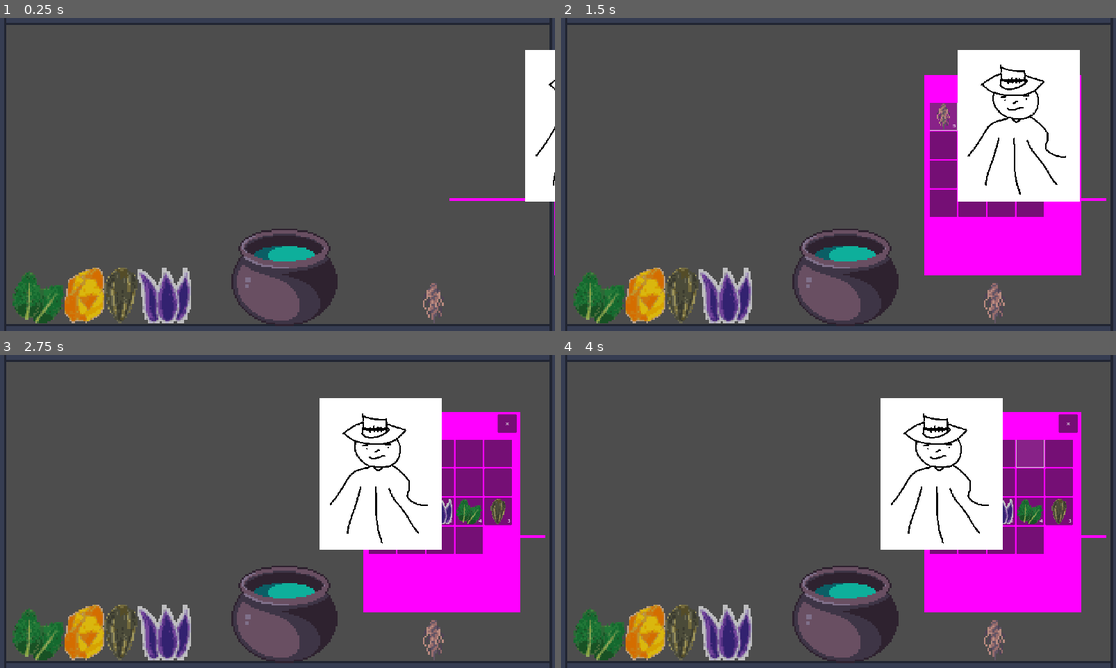
Above: before the commit, frames 1-4 (two rows, left to right).
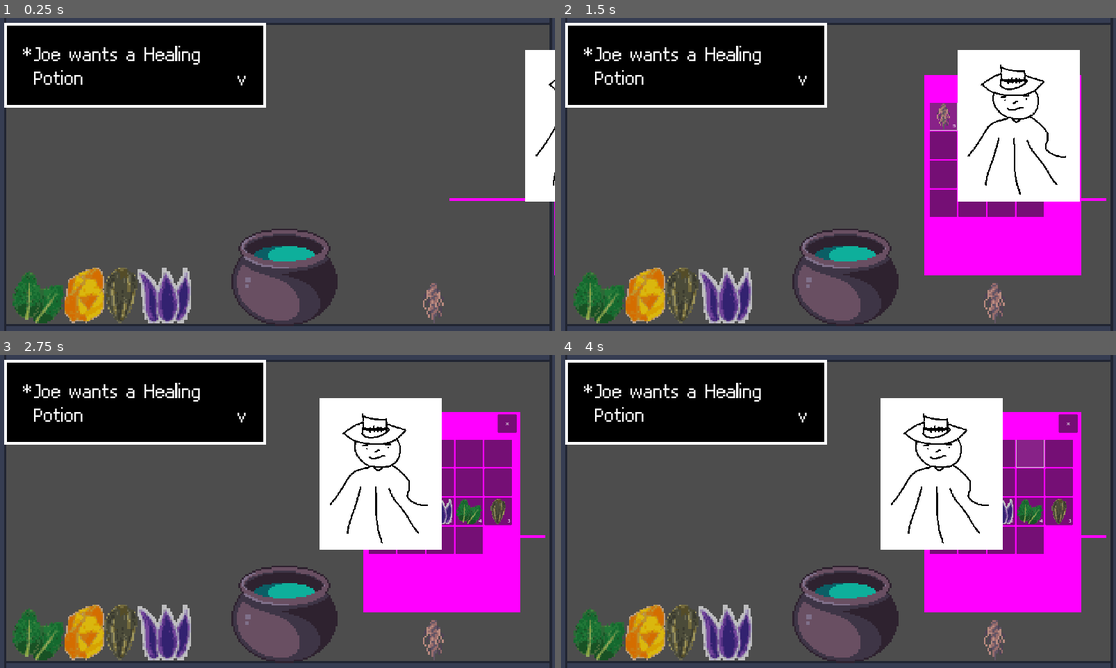
Above: after the commit, the same moments.

Repository: HuskyGameDev/2024s-team3
Game: Godot game, scene res://Scenes/Screens/Main.tscn
Two runs of this game, one before a commit and one after it. Both use one fixed random seed, a clock stepped at 60 frames per second and the inputs below. The engine's default icon, where the game draws it, is replaced by a stand-in: a white triangle on a blue panel in a dark square.
Inputs (mouse positions are in pixels of both pictures, inside the frame that each line leads up to):
- Up to frame 1 (0.25 s): no input
- Up to frame 2 (1.5 s): click (1104, 99) at 0.5 s; click (943, 115) at 1.25 s
- Up to frame 3 (2.75 s): click (410, 452) at 2 s
- Up to frame 4 (4 s): click (999, 452) at 2.75 s; click (1032, 452) at 3.5 s

The runs differ from the first frame. In frame 1, 13% of the frame differs, in the area x 0-48%, y 1-29%; in frame 2, 13%; in frame 3, 13%; in frame 4, 13%.

Commit message:
Text Boxes
Added textboxes for the customers when they get to the counter. Says their name and order currently, can add story next.

Diff:
--- /dev/null
+++ b/Scenes/UI/textBox.gd
@@ -0,0 +1,28 @@
+extends CanvasLayer
+
+# const CHAR_READ_RATE = 0.05 # might use this
+
+@onready var textbox_container = $TextboxContainer
+@onready var start_symbol = $TextboxContainer/MarginContainer/HBoxContainer/Start
+@onready var end_symbol = $TextboxContainer/MarginContainer/HBoxContainer/End
+@onready var label = $TextboxContainer/MarginContainer/HBoxContainer/Label
+
+@export var order: String
+
+
+func _ready(): # keep this there is a bug, for now
+	add_text("text to be added!")
+
+func hide_textbox():
+	start_symbol.text = ""
+	end_symbol.text = ""
+	label.text = ""
+	textbox_container.hide() # hides the text only
+
+func show_textbox():
+	start_symbol.text = "*"
+	textbox_container.show()
+
+func add_text(next_text):
+		label.text = order
+		show_textbox()
--- /dev/null
+++ b/Scenes/UI/textBox.tscn
@@ -0,0 +1,71 @@
+[gd_scene load_steps=4 format=3 uid="uid://ccsccje0muvta"]
+
+[ext_resource type="FontFile" uid="uid://cygtnqyd204ai" path="res://Assets/Themes/Fonts/battlenet.ttf" id="1_j2e7o"]
+[ext_resource type="Script" path="res://Scenes/UI/textBox.gd" id="1_uhhou"]
+
+[sub_resource type="StyleBoxFlat" id="StyleBoxFlat_cupj7"]
+bg_color = Color(0, 0, 0, 1)
+border_width_left = 10
+border_width_top = 10
+border_width_right = 10
+border_width_bottom = 10
+border_color = Color(1, 1, 1, 1)
+
+[node name="TextBox" type="CanvasLayer"]
+offset = Vector2(-300, -650)
+transform = Transform2D(1, 0, 0, 1, -300, -650)
+script = ExtResource("1_uhhou")
+
+[node name="TextboxContainer" type="MarginContainer" parent="."]
+anchors_preset = 12
+anchor_top = 1.0
+anchor_right = 1.0
+anchor_bottom = 1.0
+offset_left = 317.0
+offset_top = -371.0
+offset_right = -699.0
+offset_bottom = -121.0
+grow_horizontal = 2
+grow_vertical = 0
+theme_override_constants/margin_top = 0
+
+[node name="Panel" type="Panel" parent="TextboxContainer"]
+layout_mode = 2
+theme_override_styles/panel = SubResource("StyleBoxFlat_cupj7")
+
+[node name="MarginContainer" type="MarginContainer" parent="TextboxContainer"]
+layout_mode = 2
+theme_override_constants/margin_left = 64
+theme_override_constants/margin_top = 64
+theme_override_constants/margin_right = 64
+theme_override_constants/margin_bottom = 64
+
+[node name="Panel" type="Panel" parent="TextboxContainer/MarginContainer"]
+visible = false
+layout_mode = 2
+
+[node name="HBoxContainer" type="HBoxContainer" parent="TextboxContainer/MarginContainer"]
+layout_mode = 2
+
+[node name="Start" type="Label" parent="TextboxContainer/MarginContainer/HBoxContainer"]
+layout_mode = 2
+size_flags_vertical = 0
+theme_override_fonts/font = ExtResource("1_j2e7o")
+theme_override_font_sizes/font_size = 90
+text = "*"
+
+[node name="Label" type="Label" parent="TextboxContainer/MarginContainer/HBoxContainer"]
+custom_minimum_size = Vector2(700, 5)
+layout_mode = 2
+size_flags_vertical = 1
+theme_override_fonts/font = ExtResource("1_j2e7o")
+theme_override_font_sizes/font_size = 90
+autowrap_mode = 2
+
+[node name="End" type="Label" parent="TextboxContainer/MarginContainer/HBoxContainer"]
+layout_mode = 2
+size_flags_horizontal = 10
+size_flags_vertical = 8
+theme_override_fonts/font = ExtResource("1_j2e7o")
+theme_override_font_sizes/font_size = 90
+text = "v"
--- a/Scripts/spawnCustomers.gd
+++ b/Scripts/spawnCustomers.gd
@@ -4,11 +4,13 @@
 const SPRITES_DIR_PATH = "res://Assets/Sprites/Customers"
 const customerScene = preload("res://Scenes/Customer.tscn")
 
+var txtBox = preload("res://Scenes/UI/textBox.tscn") # general textbox
+
 # spawnCustomers
 # If a customer is needed it will spawn one in and then assign it attributes.
 # this class governs the customer.gd class by creating instances, it can create different combinations of customers you will encounter
 # the customers can be created with different attributes in this script like walking speed, lore, order, ect. or default values
-# more customers with different looks are made seperatly by creating a scence, the object itself is a scene that will be instatiated when it is needed later to save reasources
+# the object itself is a scene that will be instatiated when it is needed later to save reasources
 
 var custArray:Array[Customer] = []
 var customerNames:Array[String] = []
@@ -16,7 +18,7 @@
 var currentCustomer
 
 var customerStartLocation = (Vector2(1200,50))
-var customerEndLocation = (Vector2(800,50)) # changing y value could create a walking bobbing effect
+var customerEndLocation = (Vector2(800,50))
 #var customerWalkFlip = true
 
 var sizeOfCustomers = 3
@@ -46,6 +48,7 @@
 
 	spawn_customer()
 
+
 func spawn_customer():
 	# instatiate a customer scene
 	currentCustomer = customerScene.instantiate()
@@ -59,6 +62,12 @@
 
 	# print what the customer wants
 	print(currentCustomer.data.customerName, " wants a ", currentCustomer.data.order.potion_name)
+
+	var currentTxtBox = txtBox.instantiate() # ready current textbox
+	var formatString = "%s wants a %s"
+	var actualString = formatString % [str(currentCustomer.data.customerName), str(currentCustomer.data.order.potion_name)]
+	currentTxtBox.order = actualString
+	add_child(currentTxtBox) # show
 
 
 func _physics_process(delta): # testing a small movement without animating it, godot makes this strange idk
Not shown, changed: Assets/Sprites/customers/customer1.png.import
Not shown, changed: Assets/Sprites/customers/customer2.png.import
Not shown, changed: Assets/Sprites/customers/customer3.png.import
Binary file added: Assets/Themes/Fonts/battlenet.ttf
Not shown, added: Assets/Themes/Fonts/battlenet.ttf.import
Not shown, added: Scenes/UI/tex3679.tmp
